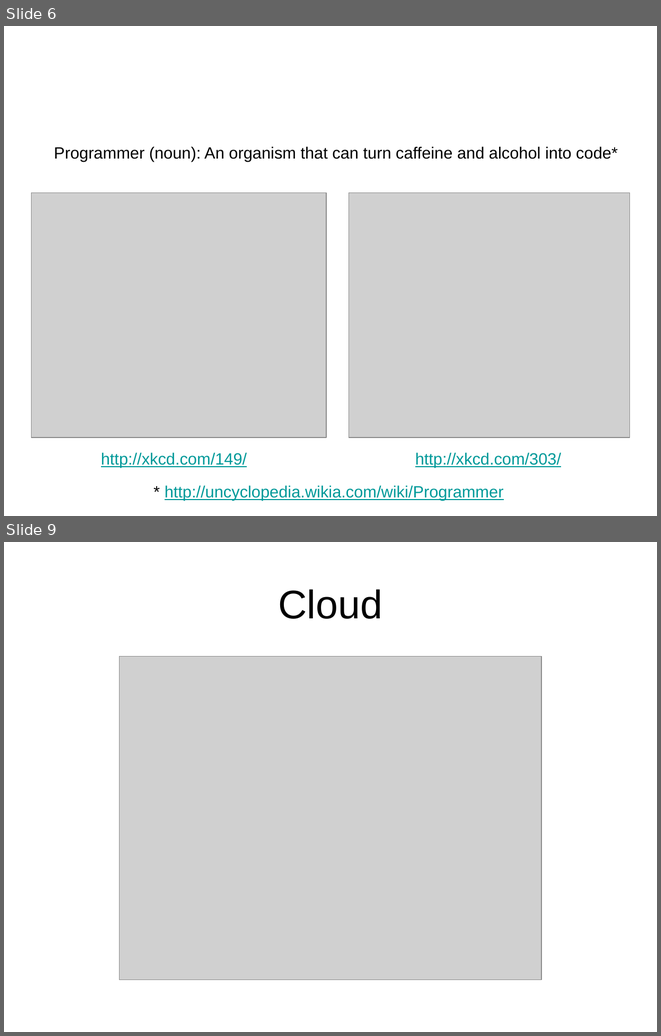
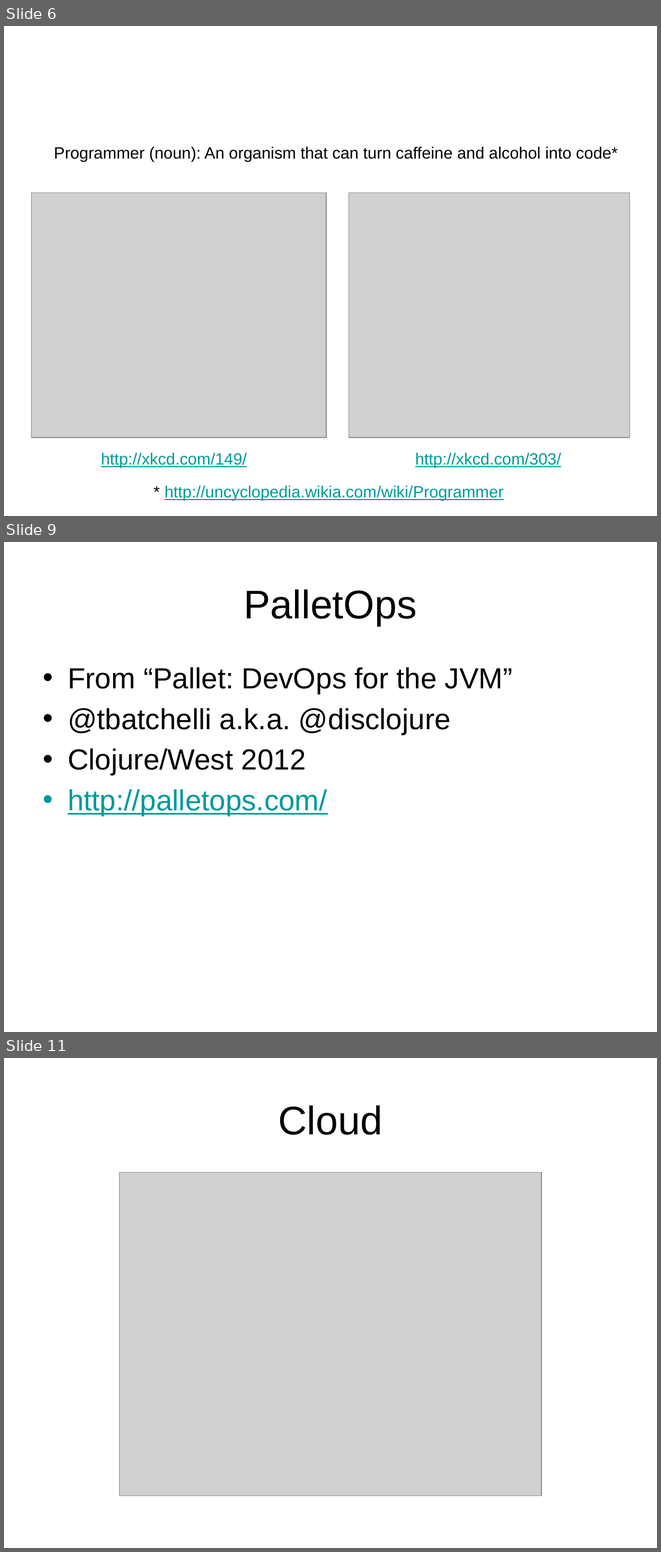
Before and after one commit to acgetchell/Presentations, a slide deck: TIF-Ignite.pptx. Shown one above the other, each under a label of ours: slides 6 and 9 before the commit, slides 6, 9 and 11 after it; the slides between them are not shown. The pictures are 661x1036 and 661x1552 pixels, drawn with LibreOffice and Linux fonts; fonts in the diff are those of the drawing; grey boxes stand for pictures; background and template pictures are left out. Boxes give left, top, right and bottom in pixels: in the first picture for what was removed or moved away, otherwise in the second. Text is boxed around its words. In the diff, an @@ line names an element or a change of style, - is before the commit and + after.

```diff
--- a/TIF-Ignite.pptx
+++ b/TIF-Ignite.pptx
@@ slide 9 added at bbox=[4, 542, 657, 1032], background picture (left out) @@
@@ title added at bbox=[244, 589, 417, 626], 44 pt, text #000000 @@
+PalletOps
@@ text added at bbox=[68, 667, 513, 815], 32 pt, text #000000 @@
+• From “Pallet: DevOps for the JVM”
+• @tbatchelli a.k.a. @disclojure
+• Clojure/West 2012
+• http://palletops.com/
@@ what was slide 9 is now slide 11 @@
```
Also in this commit, not shown: 5 slides changed, 1 other slide added, 4 other files.
